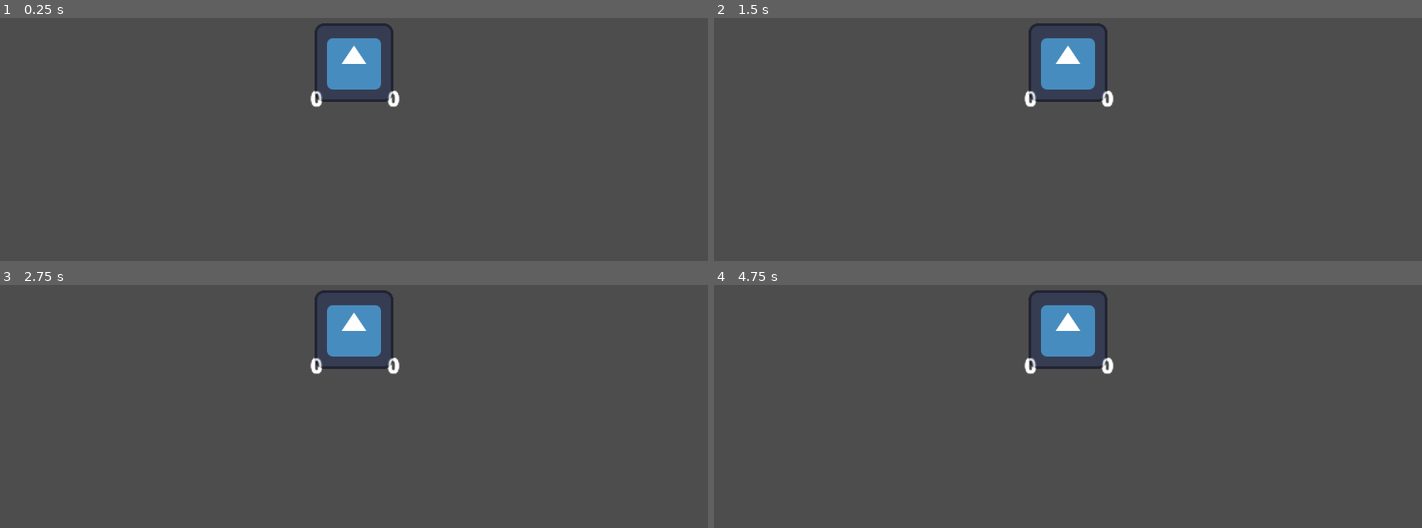
Above: before the commit, frames 1-4 (two rows, left to right).
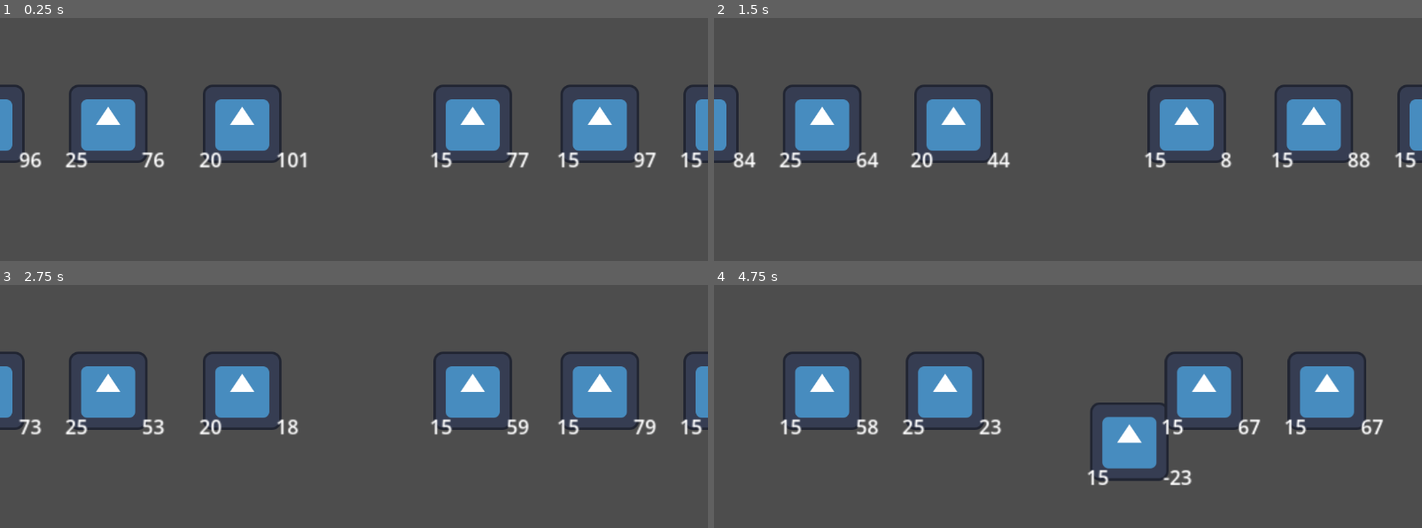
Above: after the commit, the same moments.

Repository: gknutson1/mass-effect-3
Game: Godot game, scene res://battle.tscn
Two runs of this game, one before a commit and one after it. Both use one fixed random seed, a clock stepped at 60 frames per second and the inputs below. The engine's default icon, where the game draws it, is replaced by a stand-in: a white triangle on a blue panel in a dark square.
Inputs:
- Up to frame 1 (0.25 s): no input
- Up to frame 2 (1.5 s): no input
- Up to frame 3 (2.75 s): no input
- Up to frame 4 (4.75 s): no input

The runs differ from the first frame. In frame 1, 13% of the frame differs, in the area x 0-100%, y 2-62%; in frame 2, 13%; in frame 3, 13%; in frame 4, 14%, in the area x 9-95%, y 2-83%.
Error before the commit: Parse Error: Could not resolve class "ability_archer", because of a parser error. (res://Character.gd:33)

Commit message:
add magic

Diff:
--- a/BattleManager.gd
+++ b/BattleManager.gd
@@ -76,10 +76,10 @@
 
 	#NOTE: We will have to repeat. Character abilities may trigger character abilities. Can't loop once.
 	for character in team1:
-		character.execute_abilities(self,1)
+		character.execute_abilities(self,2)
 		##
 	for character in team2:
-		character.execute_abilities(self,2)
+		character.execute_abilities(self,1)
 
 	var kill1 = team1.filter(is_dead)
 	var kill2 = team2.filter(is_dead)
--- a/Character.gd
+++ b/Character.gd
@@ -30,7 +30,7 @@
 	self.health = health
 	self.attack = attack
 	self.defense = defense
-	self.abilities.append(ability_archer.new())
+	self.abilities.append(ability_magic.new())
 	update_labels()
 	return self
 
--- a/ability_archer.gd
+++ b/ability_archer.gd
@@ -6,10 +6,13 @@
 
 func initialize():
 	pass
-
-func createTarget(battle: BattleManager):
-	randomTarget = rng.randf_range(0, battle.team2.size())
-
-func ExecuteAbility(battle: BattleManager):
-	print(randomTarget)
-	battle.team2[randomTarget].health -= 1
+func createTarget(battle: BattleManager,team: int):
+	if(team == 1):
+		randomTarget = rng.randf_range(0, battle.team1.size())
+	if(team == 2):
+		randomTarget = rng.randf_range(0, battle.team2.size())
+func ExecuteAbility(battle: BattleManager,team: int):
+	if(team == 1):
+		battle.team1[randomTarget].health -= 1
+	if(team == 2):
+		battle.team2[randomTarget].health -= 1
--- a/ability_magic.gd
+++ b/ability_magic.gd
@@ -1,11 +1,15 @@
 extends Node
+class_name ability_magic
 
-extends Node
-class_name ability
-
+var damage =1
 func initialize():
 	pass
-func createTarget(battle: BattleManager):
-
-func ExecuteAbility(battle: BattleManager):
+func createTarget(battle: BattleManager,team: int):
 	pass
+func ExecuteAbility(battle: BattleManager,team: int):
+	if(team == 1):
+		for enemies in battle.team1:
+			enemies.health -=damage
+	if(team == 2):
+		for enemies in battle.team2:
+			enemies.health -=damage
